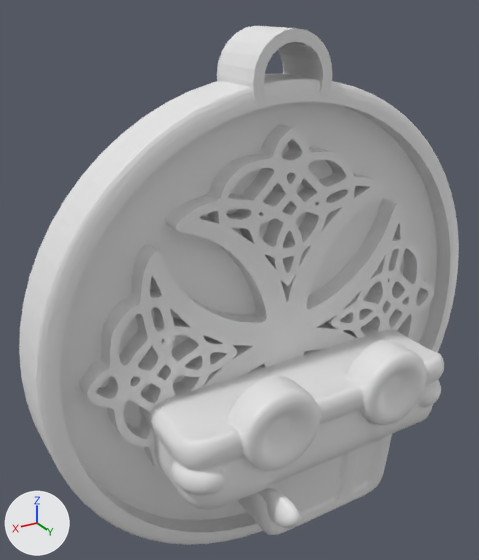
A saved change to the OBJ model assets/tombstone.obj.
Rendered twice from a camera (50 mm lens) standing at (2.12, 2.97, 1.93) and looking at (0.2, -0.23, 0.34). Arrows for +X, +Y and +Z are at lower left; the lights stay in place. Where no turn or scale is listed for an object, it has been applied to the vertices.

Script lines for the objects in view, before the commit:
```python
me_celtic_round_cross_20 = bpy.data.meshes.new('Celtic_Round_Cross_20')
me_celtic_round_cross_20.from_pydata(...)  # 11745 vertices, 23486 faces; spans x -1.52..1.52, y -0.38..0.0, z -1.52..1.78
me_remeshed = bpy.data.meshes.new('remeshed')
me_remeshed.from_pydata(...)  # 9026 vertices, 17962 faces; spans x -0.95..0.95, y -0.67..0.67, z -1.48..0.0
ob_celtic_round_cross_20 = bpy.data.objects.new('Celtic_Round_Cross_20', me_celtic_round_cross_20)
ob_celtic_round_cross_20.location = (0.0, 0.0, 0.0)
ob_remeshed = bpy.data.objects.new('remeshed', me_remeshed)
ob_remeshed.location = (0.0, 0.0, 0.0)
```
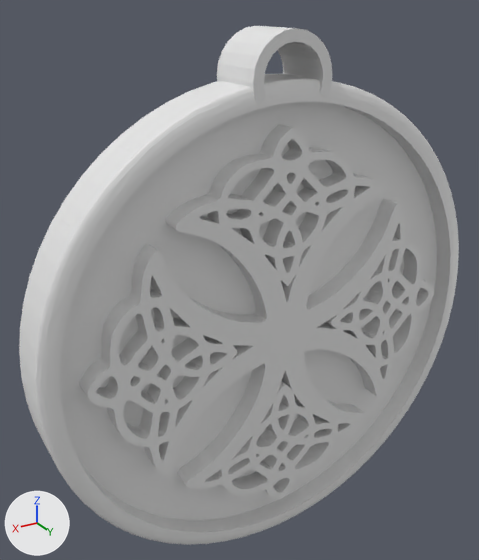
The newer file is also rescaled (x0.3) as a whole; pictures and numbers use the older file's frame.

Changed parts and their boxes (x1, y1, x2, y2) in the pictures (479 x 560 px):
'remeshed', deleted: before (139, 325, 444, 535)

The change, as a list of edits to the scene's bpy script:
```text
Remove ob_remeshed:
    ob_remeshed = bpy.data.objects.new('remeshed', me_remeshed)
    ob_remeshed.location = (0.0, 0.0, 0.0)
```
